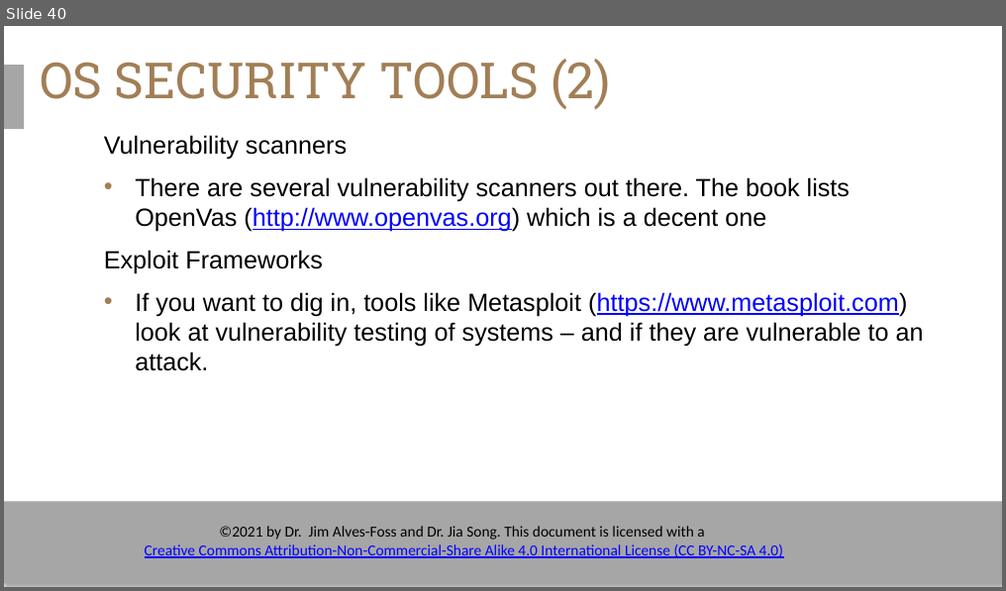
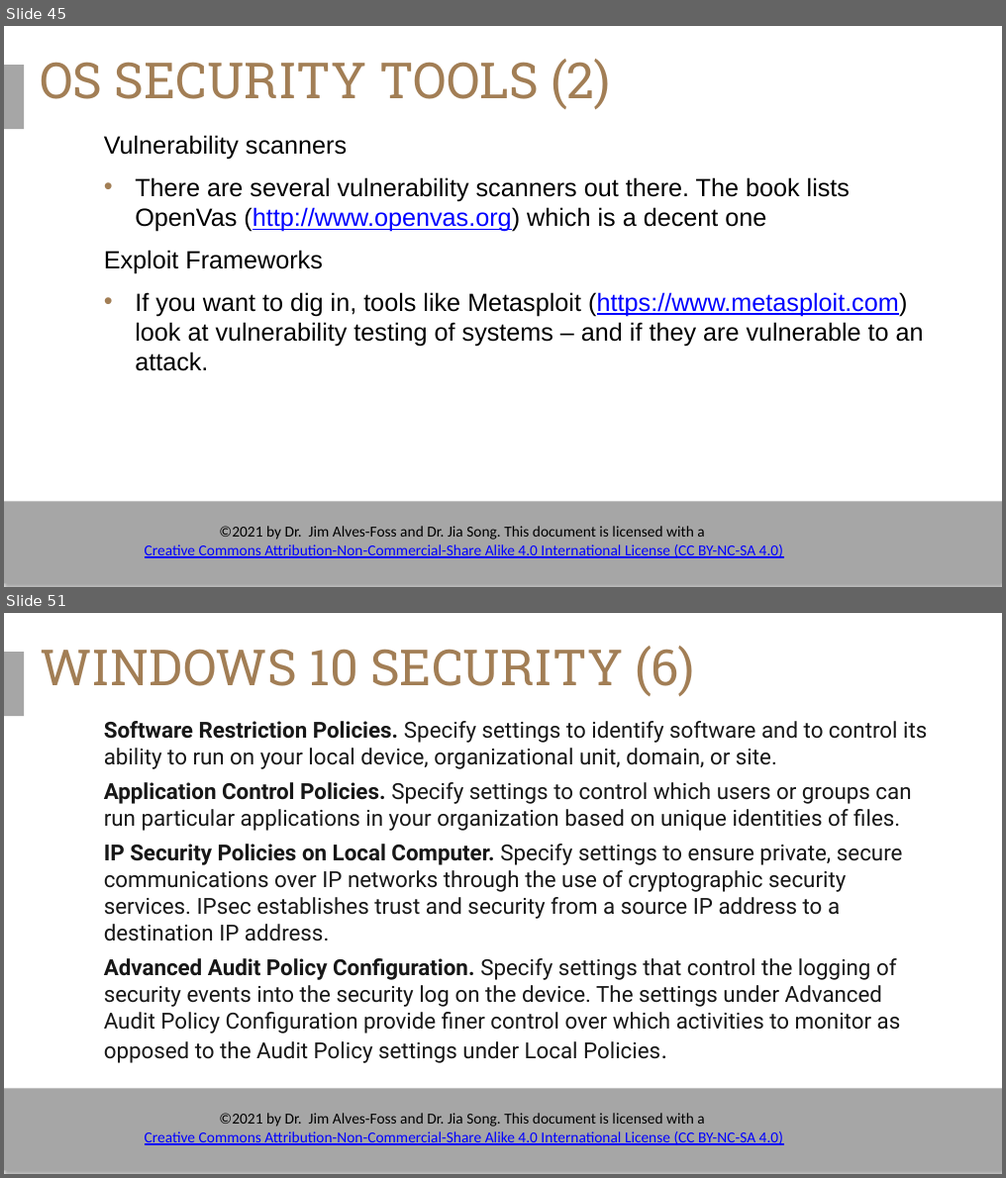
Before and after one commit to timburr1/timburr1.github.io, a slide deck: papers/CYB110/Module 11 - Operating System Security.pptx. Shown one above the other, each under a label of ours: slide 40 before the commit, slides 45 and 51 after it; the slides between them are not shown. The pictures are 1006x591 and 1006x1178 pixels, drawn with LibreOffice and Linux fonts; fonts in the diff are those of the drawing; background and template pictures are left out. Boxes give left, top, right and bottom in pixels: in the first picture for what was removed or moved away, otherwise in the second. Text is boxed around its words. In the diff, an @@ line names an element or a change of style, - is before the commit and + after.

```diff
--- a/papers/CYB110/Module 11 - Operating System Security.pptx
+++ b/papers/CYB110/Module 11 - Operating System Security.pptx
@@ slide 51 added at (4, 613, 1002, 1174), background #FFFFFF; not listed: 3 template elements that a slide beside it also shows @@
@@ title added at (40, 646, 695, 696), 36 pt, text #A27E55 @@
+WINDOWS 10 SECURITY (6)
@@ text added at (104, 721, 927, 1063), 16 pt, text #171717 @@
+Software Restriction Policies. Specify settings to identify software and to control its ability to run on your local device, organizational unit, domain, or site.
+Application Control Policies. Specify settings to control which users or groups can run particular applications in your organization based on unique identities of files.
+IP Security Policies on Local Computer. Specify settings to ensure private, secure communications over IP networks through the use of cryptographic security services. IPsec establishes trust and security from a source IP address to a destination IP address.
+Advanced Audit Policy Configuration. Specify settings that control the logging of security events into the security log on the device. The settings under Advanced Audit Policy Configuration provide finer control over which activities to monitor as opposed to the Audit Policy settings under Local Policies.
@@ what was slide 40 is now slide 45 @@
```
Also in this commit, not shown: 2 slides changed, 10 other slides added, 11 other files.
